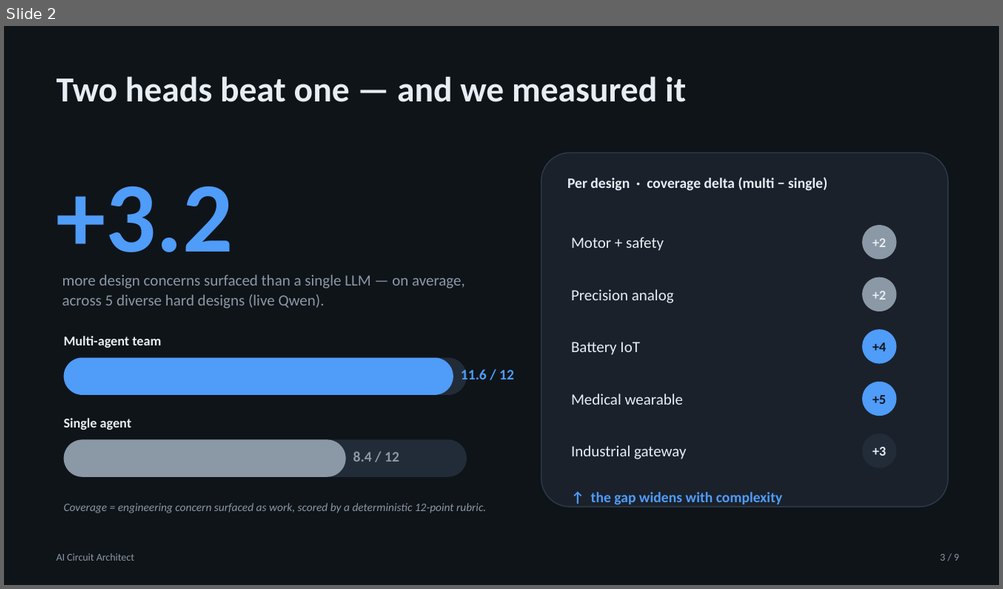
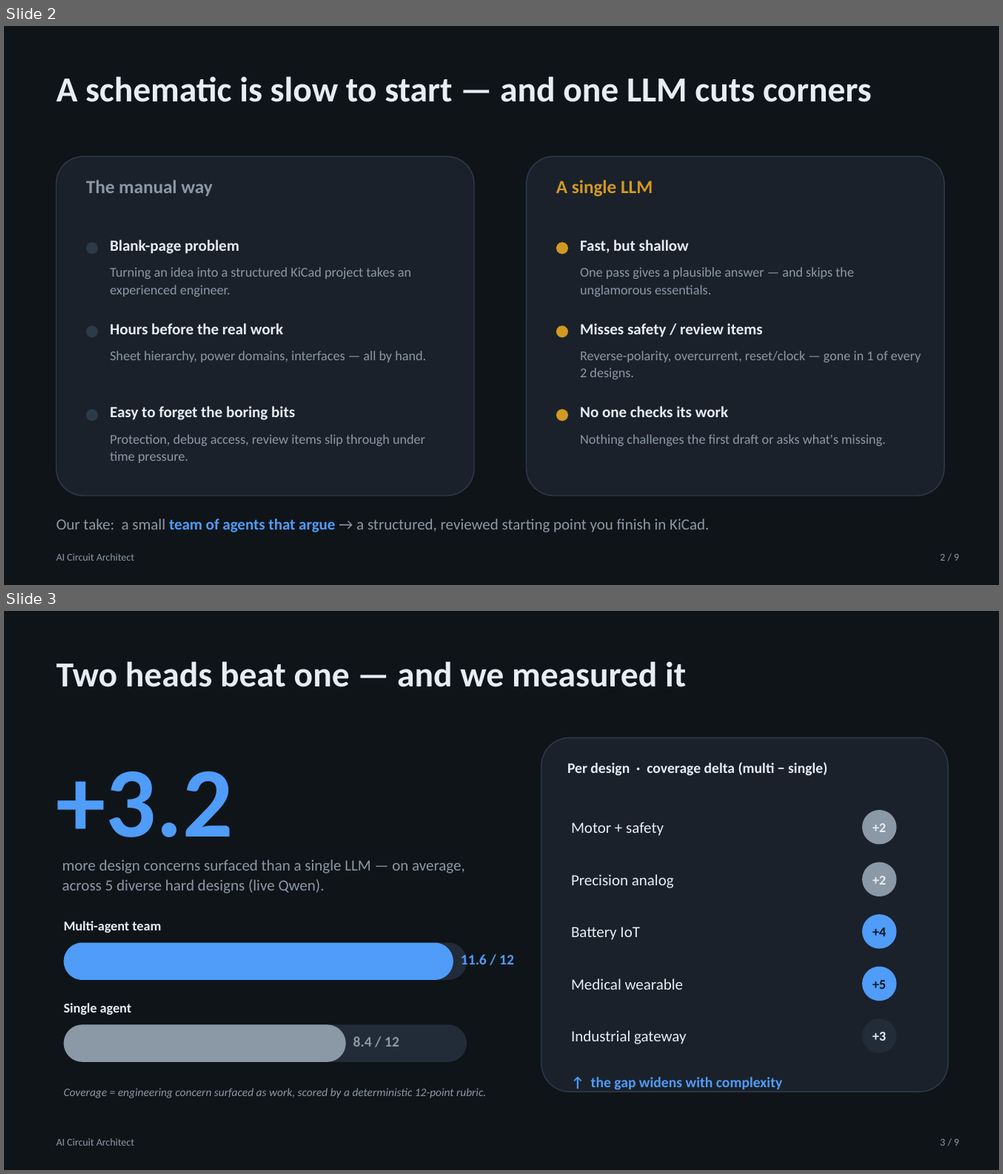
Before and after one commit to deimosmuc/aica_qwen, a slide deck: deck/AI_Circuit_Architect.pptx. Shown one above the other, each under a label of ours: slide 2 before the commit, slides 2 and 3 after it. The pictures are 1003x589 and 1003x1174 pixels, drawn with LibreOffice and Linux fonts; fonts in the diff are those of the drawing. Boxes give left, top, right and bottom in pixels: in the first picture for what was removed or moved away, otherwise in the second. Text is boxed around its words. In the diff, an @@ line names an element or a change of style, - is before the commit and + after.

```diff
--- a/deck/AI_Circuit_Architect.pptx
+++ b/deck/AI_Circuit_Architect.pptx
@@ slide 2 added at (x1=4, y1=26, x2=999, y2=585), background #FFFFFF @@
@@ rectangle added at (x1=4, y1=26, x2=999, y2=585), fill #0F1419 @@
@@ text added at (x1=57, y1=76, x2=871, y2=102), 34 pt, text #E6EDF3, bold @@
+A schematic is slow to start — and one LLM cuts corners
@@ rounded rectangle added at (x1=57, y1=156, x2=474, y2=496), fill #1A212B, outline #2D3A48 1 pt @@
@@ rounded rectangle added at (x1=526, y1=156, x2=944, y2=496), fill #1A212B, outline #2D3A48 1 pt @@
@@ text added at (x1=86, y1=180, x2=212, y2=196), 18 pt, text #8B98A5, bold @@
+The manual way
@@ text added at (x1=556, y1=180, x2=652, y2=197), 18 pt, text #D29922, bold @@
+A single LLM
@@ ellipse added at (x1=86, y1=242, x2=98, y2=255), fill #2D3A48 @@
@@ text added at (x1=110, y1=240, x2=239, y2=254), 15 pt, text #E6EDF3, bold @@
+Blank-page problem
@@ ellipse added at (x1=556, y1=242, x2=568, y2=255), fill #D29922 @@
@@ text added at (x1=580, y1=240, x2=688, y2=253), 15 pt, text #E6EDF3, bold @@
+Fast, but shallow
@@ text added at (x1=110, y1=267, x2=411, y2=297), 13 pt, text #8B98A5 @@
+Turning an idea into a structured KiCad project takes an experienced engineer.
@@ text added at (x1=580, y1=267, x2=854, y2=297), 13 pt, text #8B98A5 @@
+One pass gives a plausible answer — and skips the unglamorous essentials.
@@ ellipse added at (x1=86, y1=326, x2=98, y2=338), fill #2D3A48 @@
@@ text added at (x1=110, y1=323, x2=283, y2=335), 15 pt, text #E6EDF3, bold @@
+Hours before the real work
@@ ellipse added at (x1=556, y1=326, x2=568, y2=338), fill #D29922 @@
@@ text added at (x1=580, y1=323, x2=762, y2=338), 15 pt, text #E6EDF3, bold @@
+Misses safety / review items
@@ text added at (x1=110, y1=351, x2=426, y2=363), 13 pt, text #8B98A5 @@
+Sheet hierarchy, power domains, interfaces — all by hand.
@@ text added at (x1=580, y1=351, x2=921, y2=380), 13 pt, text #8B98A5 @@
+Reverse-polarity, overcurrent, reset/clock — gone in 1 of every 2 designs.
@@ ellipse added at (x1=86, y1=409, x2=98, y2=421), fill #2D3A48 @@
@@ text added at (x1=110, y1=406, x2=295, y2=420), 15 pt, text #E6EDF3, bold @@
+Easy to forget the boring bits
@@ ellipse added at (x1=556, y1=409, x2=568, y2=421), fill #D29922 @@
@@ text added at (x1=580, y1=406, x2=728, y2=417), 15 pt, text #E6EDF3, bold @@
+No one checks its work
@@ text added at (x1=110, y1=434, x2=425, y2=463), 13 pt, text #8B98A5 @@
+Protection, debug access, review items slip through under time pressure.
@@ text added at (x1=580, y1=434, x2=885, y2=446), 13 pt, text #8B98A5 @@
+Nothing challenges the first draft or asks what's missing.
@@ text added at (x1=57, y1=519, x2=708, y2=533), 15 pt, text #8B98A5 @@
+Our take: a small team of agents that argue → a structured, reviewed starting point you finish in KiCad.
@@ text added at (x1=57, y1=554, x2=134, y2=561), 10 pt, text #8B98A5 @@
+AI Circuit Architect
@@ text added at (x1=939, y1=554, x2=959, y2=561), 10 pt, text #8B98A5 @@
+2 / 9
@@ what was slide 2 is now slide 3 @@
```
Also in this commit, not shown: 2 slides changed, 5 other slides added, 15 other files.
